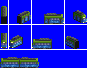
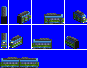
Layered file, before and after one edit (87x68). Changes by layer:
added layer "1_oldstyle" above "1" over [1, 6, 87, 47]
added layer "pur_nrv1_oldstyle" above "pur_nrv1" over [0, 58, 39, 66]
hid "pur_nrv1" over [0, 58, 39, 66]
